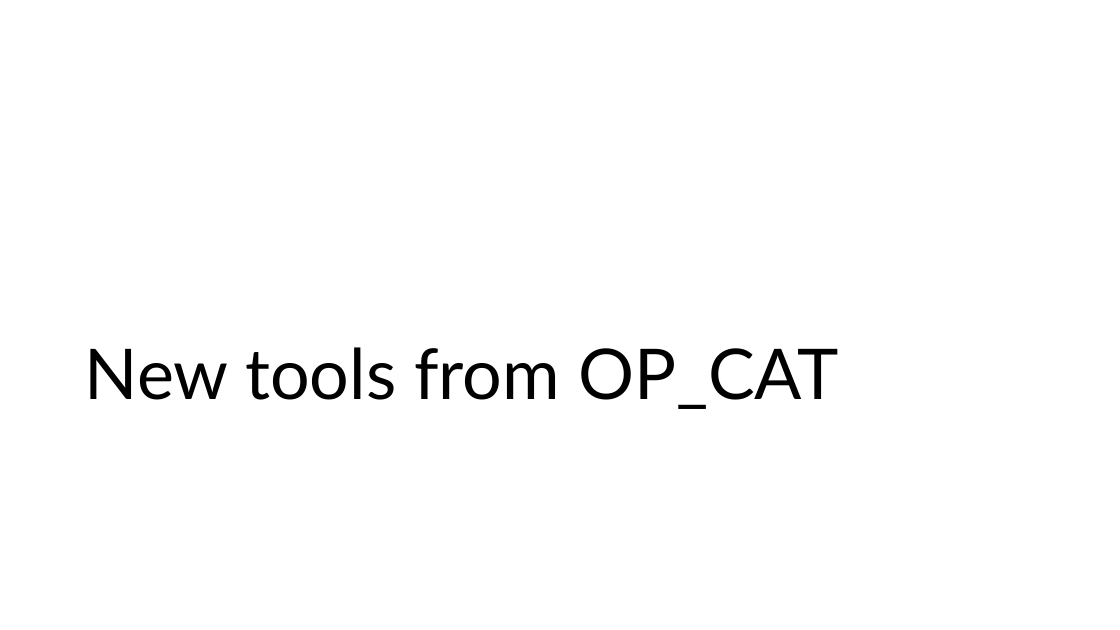
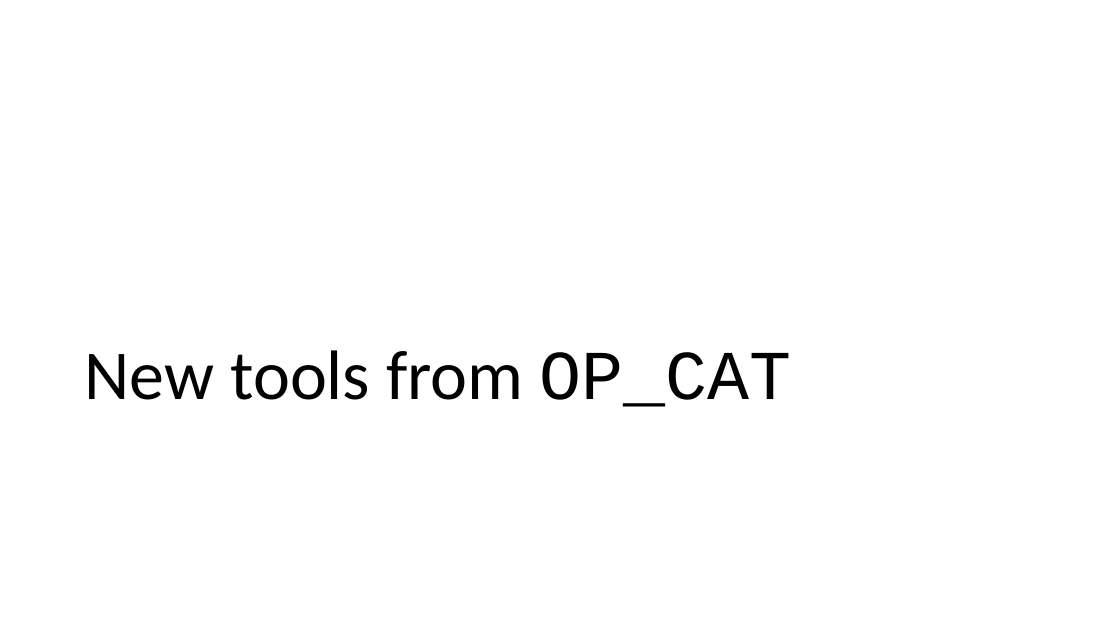
Before and after one commit to Bitcoin-Wildlife-Sanctuary/opcat-slides, a slide deck: slide 17 of opcat.pptx (slide 18 before the commit). Drawn at 1120x630 pixels with LibreOffice and Linux fonts; fonts in the diff are those of the drawing. Boxes give left, top, right and bottom in pixels: in the first picture for what was removed or moved away, otherwise in the second. Text is boxed around its words. In the diff, an @@ line names an element or a change of style, - is before the commit and + after.

```diff
--- a/opcat.pptx
+++ b/opcat.pptx
@@ title "New tools from OP_CAT" at [85,350,792,407]: font Lato to Calibri in "New tools from"; font Lato to Courier New in "OP_CAT" @@
```
Also in this commit, not shown: 48 other slides changed, 5 slides added, 1 slide removed.
